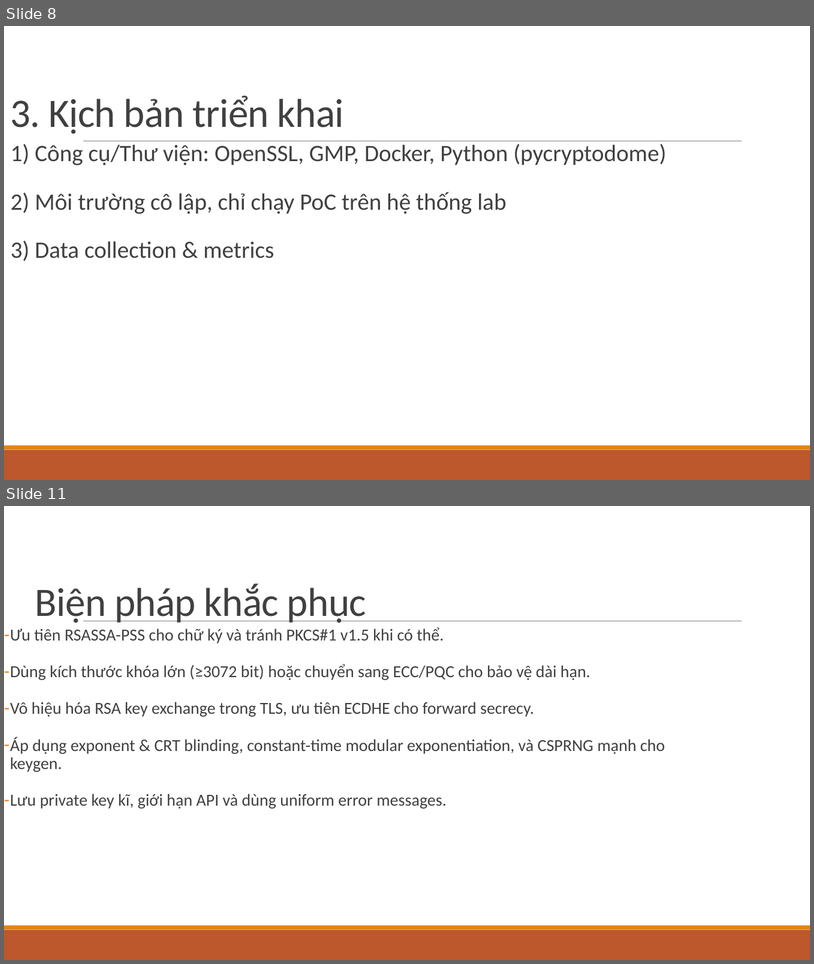
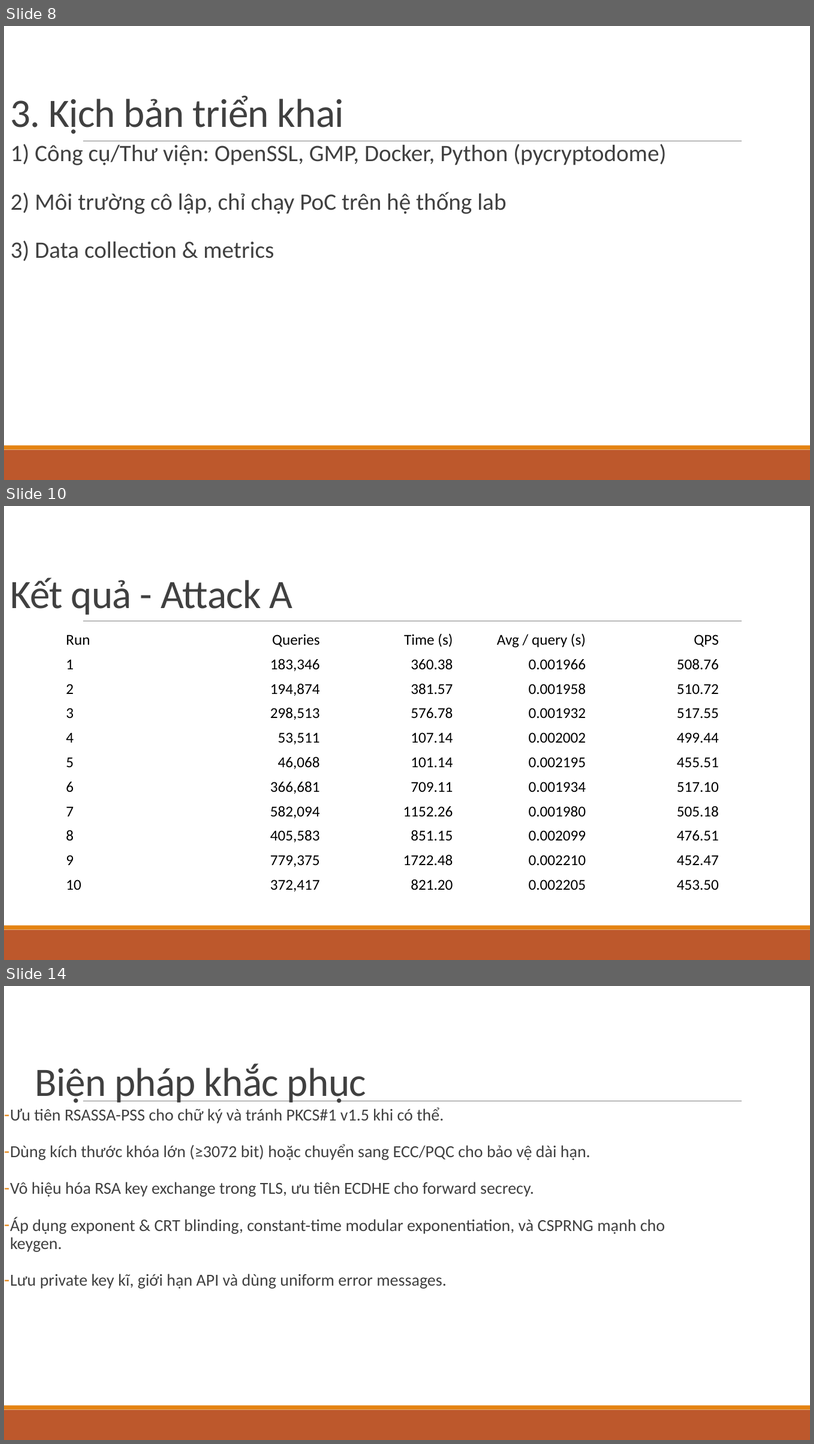
Before and after one commit to ken3k06/RSA-Based-Cryptography, a slide deck: Cryptanalysis on Asymmetric Ciphers — RSA & RSA.pptx. Shown one above the other, each under a label of ours: slides 8 and 11 before the commit, slides 8, 10 and 14 after it; the slides between them are not shown. The pictures are 814x964 and 814x1444 pixels, drawn with LibreOffice and Linux fonts; fonts in the diff are those of the drawing. Boxes give left, top, right and bottom in pixels: in the first picture for what was removed or moved away, otherwise in the second. Text is boxed around its words. In the diff, an @@ line names an element or a change of style, - is before the commit and + after.

```diff
--- a/Cryptanalysis on Asymmetric Ciphers — RSA & RSA.pptx
+++ b/Cryptanalysis on Asymmetric Ciphers — RSA & RSA.pptx
@@ slide 10 added at bbox=[4, 506, 810, 960], background #FFFFFF; not listed: 3 template elements that a slide beside it also shows @@
@@ title added at bbox=[10, 577, 293, 615], 48 pt, text #404040 @@
+Kết quả - Attack A
@@ table added at bbox=[60, 628, 726, 894], 11 rows, 5 columns @@
+Run | Queries | Time (s) | Avg / query (s) | QPS
+1 | 183,346 | 360.38 | 0.001966 | 508.76
+2 | 194,874 | 381.57 | 0.001958 | 510.72
+3 | 298,513 | 576.78 | 0.001932 | 517.55
+4 | 53,511 | 107.14 | 0.002002 | 499.44
+5 | 46,068 | 101.14 | 0.002195 | 455.51
+6 | 366,681 | 709.11 | 0.001934 | 517.10
+7 | 582,094 | 1152.26 | 0.001980 | 505.18
+8 | 405,583 | 851.15 | 0.002099 | 476.51
+9 | 779,375 | 1722.48 | 0.002210 | 452.47
+10 | 372,417 | 821.20 | 0.002205 | 453.50
@@ what was slide 11 is now slide 14 @@
```
Also in this commit, not shown: 3 slides changed, 2 other slides added, 28 other files.
